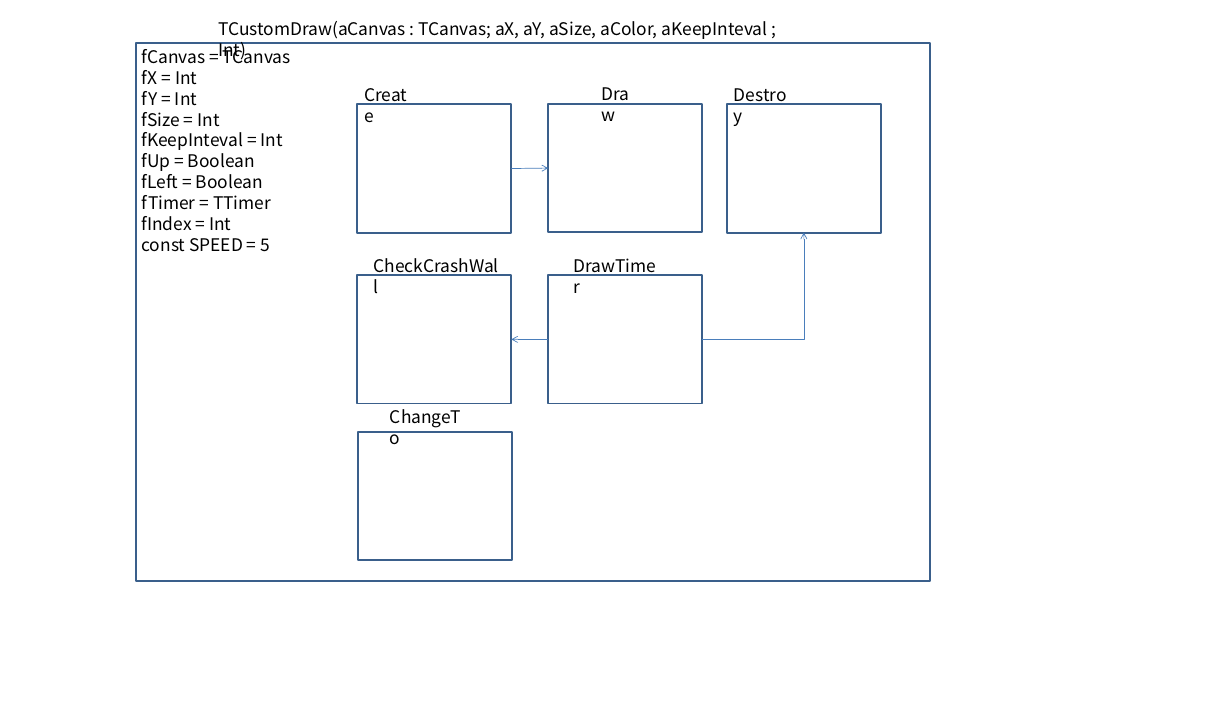
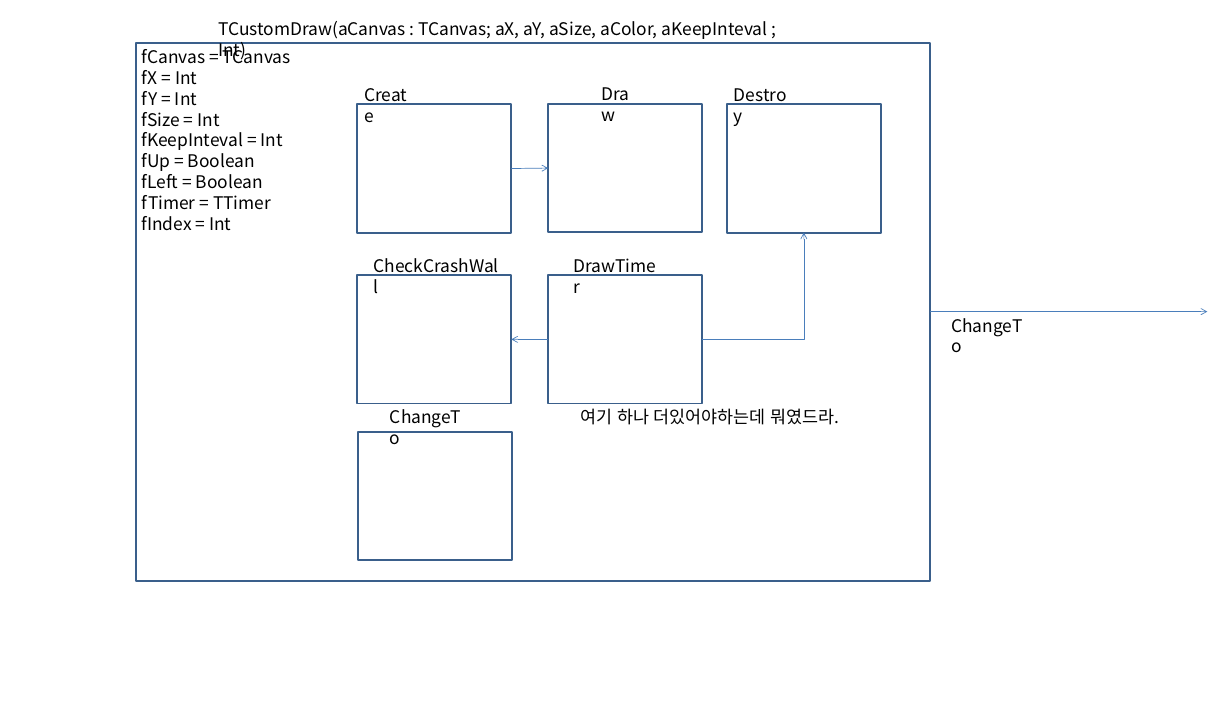
Before and after one commit to hyejoonjung/StudyDelphi, a slide deck: slide 2 of 0208DrawAndMoving_Design4/DrawAndMoving_Design4.pptx (slide 1 before the commit). Drawn at 1232x712 pixels with LibreOffice and Linux fonts; fonts in the diff are those of the drawing. Boxes give left, top, right and bottom in pixels: in the first picture for what was removed or moved away, otherwise in the second. Text is boxed around its words. In the diff, an @@ line names an element or a change of style, - is before the commit and + after.

```diff
--- a/0208DrawAndMoving_Design4/DrawAndMoving_Design4.pptx
+++ b/0208DrawAndMoving_Design4/DrawAndMoving_Design4.pptx
@@ text at (142,238,271,252): paragraph removed @@
-const SPEED = 5
@@ arrow added from (930, 311) to (1207, 311), #4B7EBC 0.75 pt @@
@@ text added at (944,311,1037,339), 18 pt, text #000000 @@
+ChangeTo
@@ text added at (580,408,840,425), 18 pt, text #000000 @@
+여기 하나 더있어야하는데 뭐였드라.
```
Also in this commit, not shown: 2 other slides changed, 1 slide added, 49 other files.
